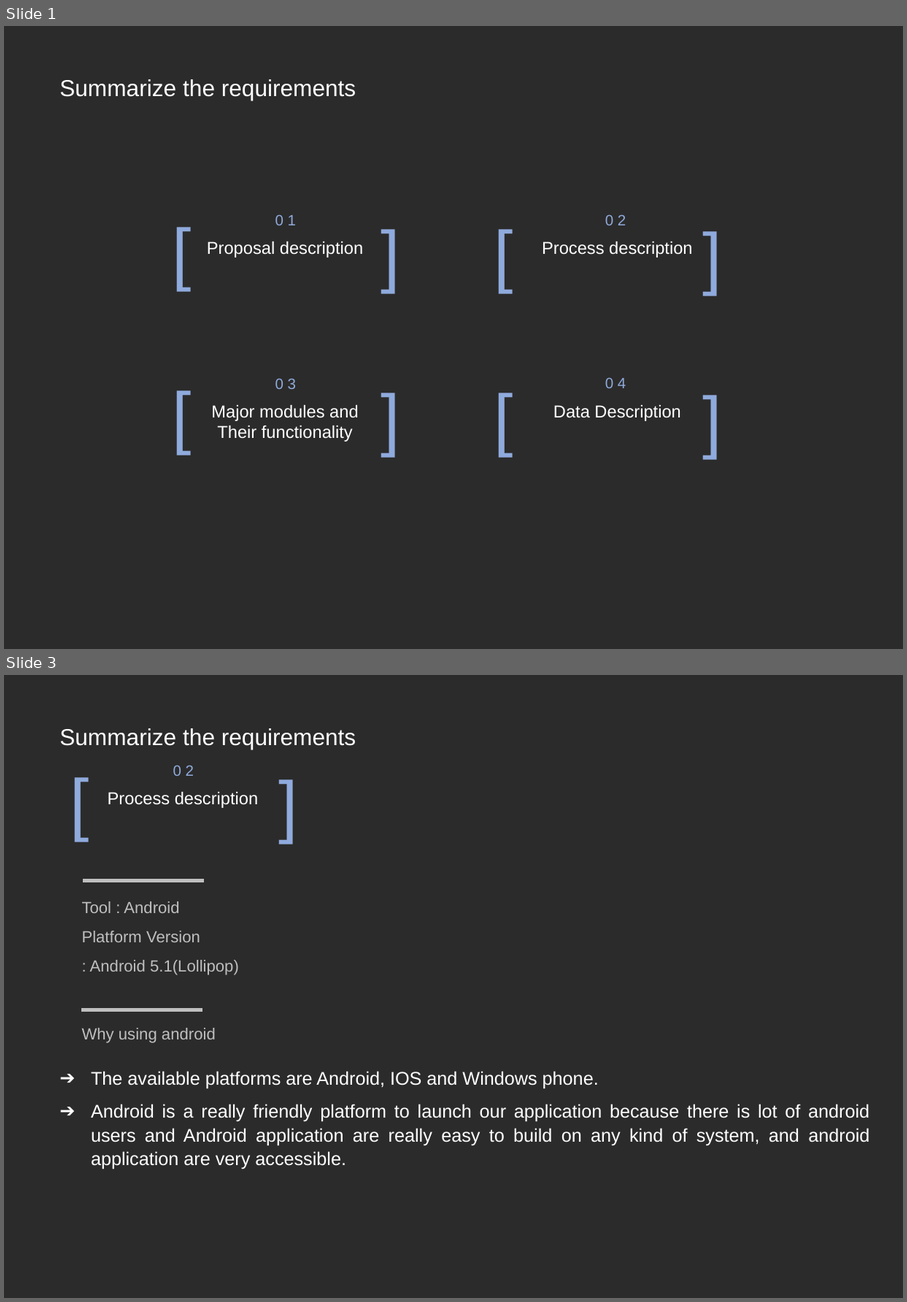
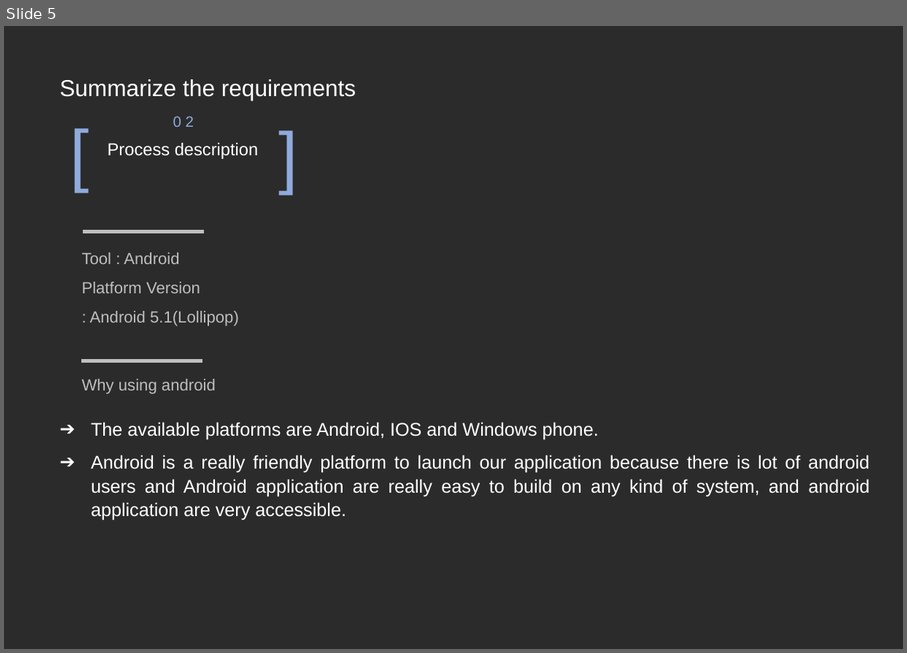
Before and after one commit to whd0714/CCC, a slide deck: Documents/소공ppt.pptx. Shown one above the other, each under a label of ours: slides 1 and 3 before the commit, slide 5 after it; the slides between them are not shown. The pictures are 907x1302 and 907x653 pixels, drawn with LibreOffice and Linux fonts; fonts in the diff are those of the drawing; background and template pictures are left out; a plain dark background stands for a picture behind light text. Boxes give left, top, right and bottom in pixels: in the first picture for what was removed or moved away, otherwise in the second. Text is boxed around its words. In the diff, an @@ line names an element or a change of style, - is before the commit and + after.

```diff
--- a/Documents/소공ppt.pptx
+++ b/Documents/소공ppt.pptx
@@ slide 1 removed at (4, 26, 903, 649), background picture (left out) @@
@@ text removed at (59, 79, 356, 100) @@
-Summarize the requirements
@@ text removed at (165, 205, 203, 297) @@
-[
@@ text removed at (276, 214, 296, 225) @@
-0 1
@@ text removed at (373, 206, 412, 298) @@
-]
@@ text removed at (487, 206, 524, 298) @@
-[
@@ text removed at (606, 214, 626, 225) @@
-0 2
@@ text removed at (695, 208, 733, 301) @@
-]
@@ text removed at (207, 241, 363, 257) @@
-Proposal description
@@ text removed at (542, 241, 692, 257) @@
-Process description
@@ text removed at (165, 368, 203, 460) @@
-[
@@ text removed at (373, 370, 412, 462) @@
-]
@@ text removed at (487, 370, 524, 462) @@
-[
@@ text removed at (695, 372, 733, 465) @@
-]
@@ text removed at (276, 378, 296, 389) @@
-0 3
@@ text removed at (606, 377, 626, 388) @@
-0 4
@@ text removed at (211, 405, 359, 441) @@
-Major modules and
-Their functionality
@@ text removed at (554, 405, 681, 421) @@
-Data Description
@@ what was slide 3 is now slide 5 @@
```
Also in this commit, not shown: 2 slides changed, 6 slides added, 1 other file.
